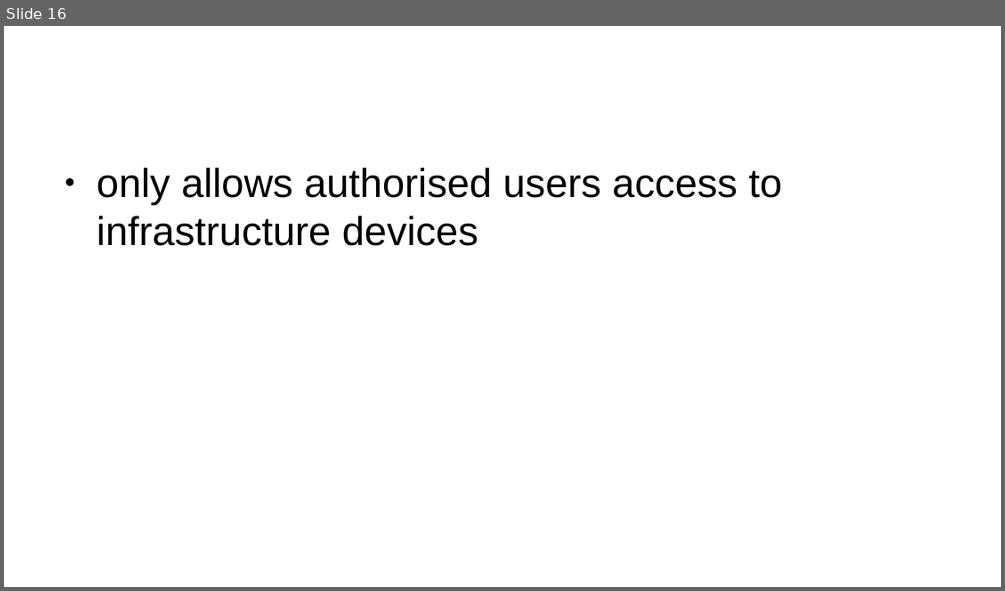
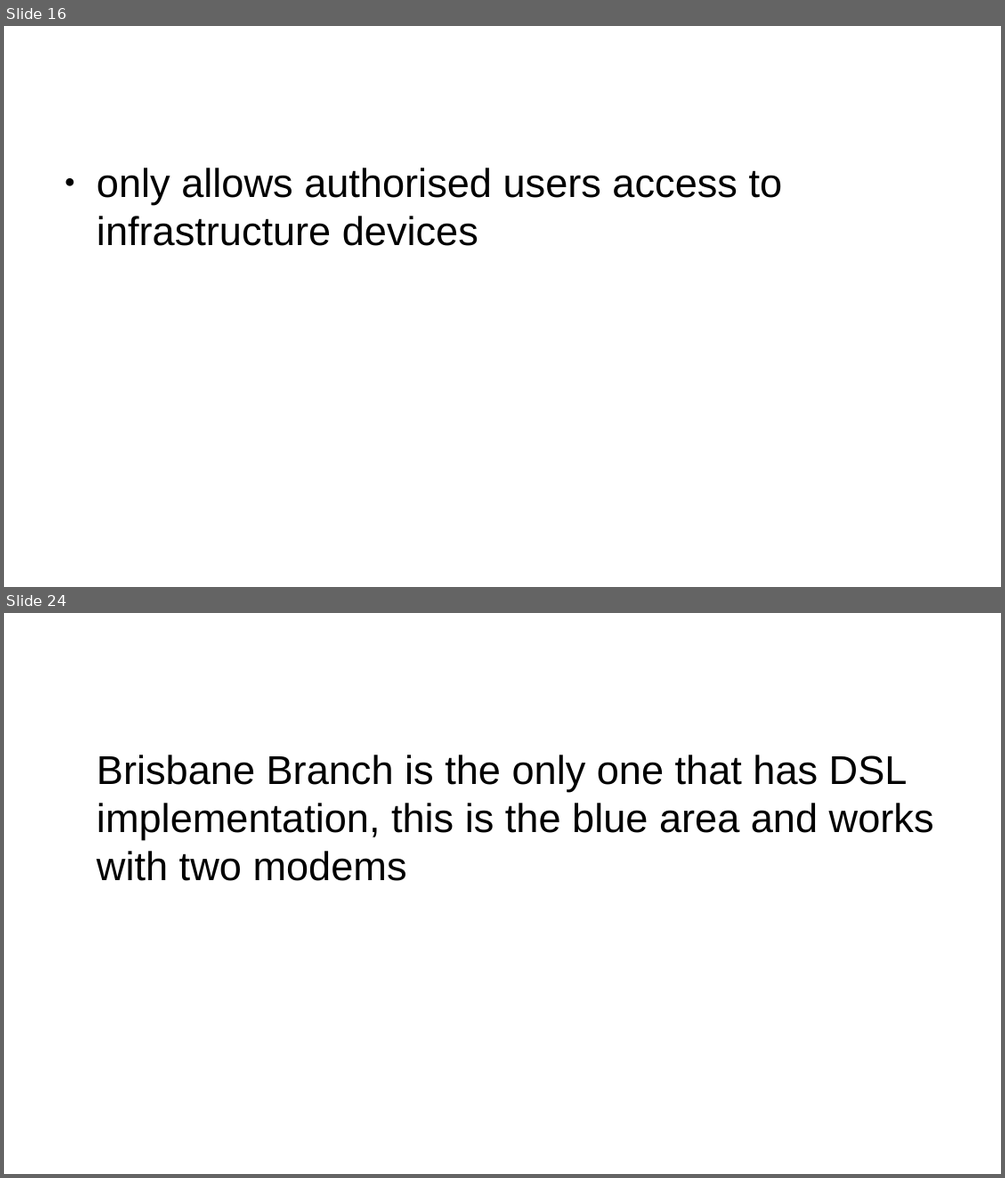
Before and after one commit to Advanced-Diploma-of-IT-Tel-Network-Eng/Assessments, a slide deck: TERM1-BLOCK1/2-ICTNWK541-Configure_Verify_Troubleshoot_WAN_links-IP_services/Assessmet_Task2/Task2/PacketTracer/guide-presentation.pptx. Shown one above the other, each under a label of ours: slide 16 before the commit, slides 16 and 24 after it; the slides between them are not shown. The pictures are 1005x591 and 1005x1178 pixels, drawn with LibreOffice and Linux fonts; fonts in the diff are those of the drawing. Boxes give left, top, right and bottom in pixels: in the first picture for what was removed or moved away, otherwise in the second. Text is boxed around its words. In the diff, an @@ line names an element or a change of style, - is before the commit and + after.

```diff
--- a/TERM1-BLOCK1/2-ICTNWK541-Configure_Verify_Troubleshoot_WAN_links-IP_services/Assessmet_Task2/Task2/PacketTracer/guide-presentation.pptx
+++ b/TERM1-BLOCK1/2-ICTNWK541-Configure_Verify_Troubleshoot_WAN_links-IP_services/Assessmet_Task2/Task2/PacketTracer/guide-presentation.pptx
@@ slide 24 added at (4, 613, 1001, 1174), background #FFFFFF @@
@@ text added at (97, 755, 934, 881), 32 pt, text #000000 @@
+Brisbane Branch is the only one that has DSL implementation, this is the blue area and works with two modems
```
Also in this commit, not shown: 2 slides changed, 16 other slides added, 16 slides removed, 2 other files.
